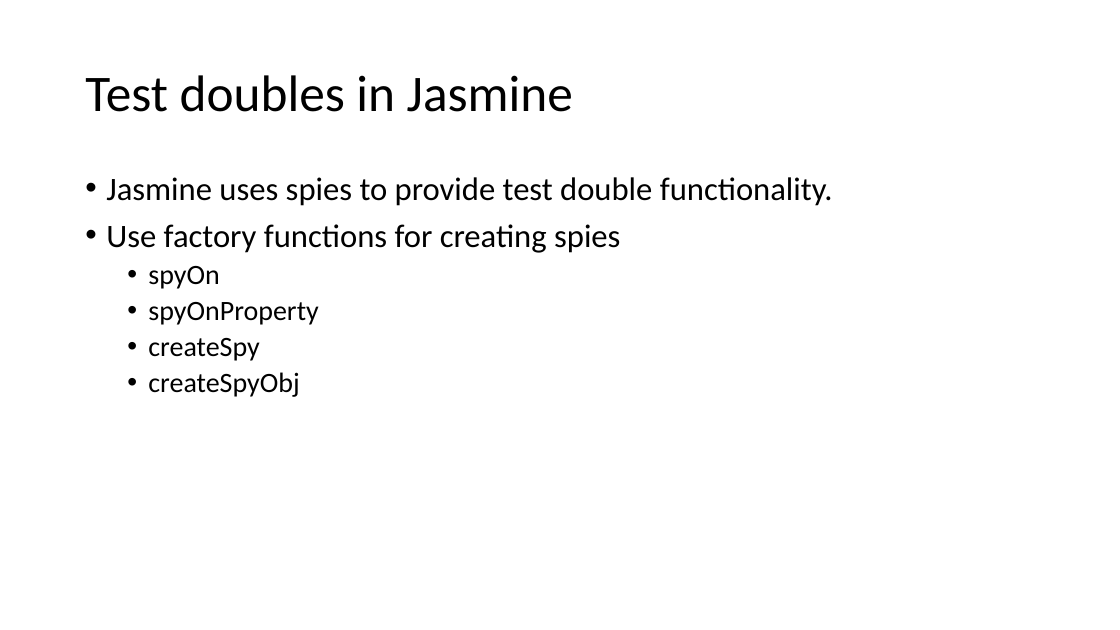
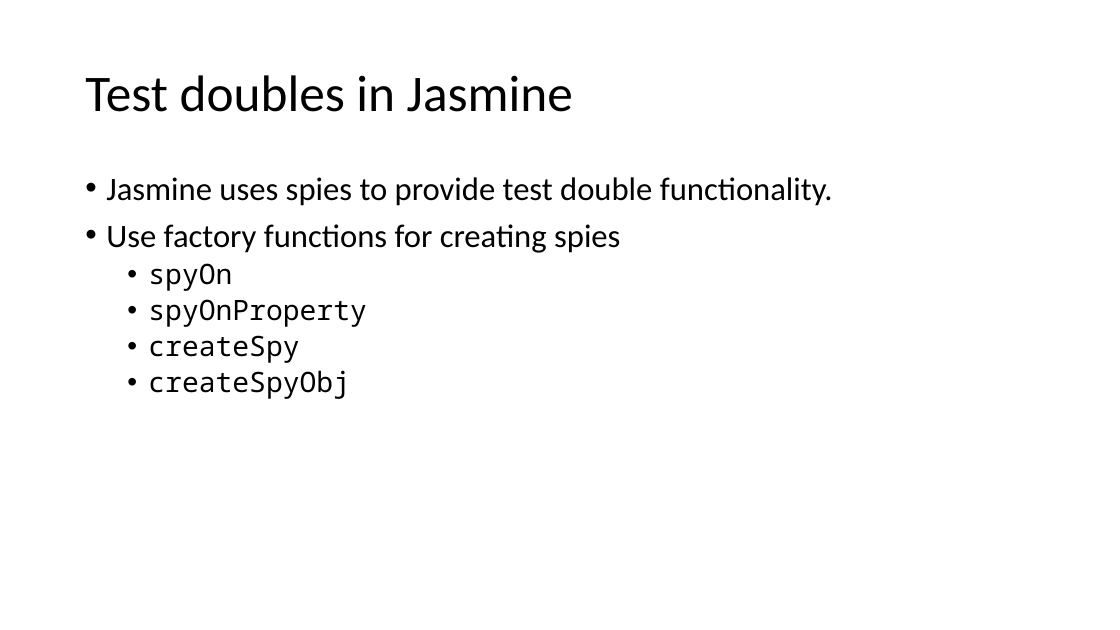
Before and after one commit to cebartling/test-driven, a slide deck: slide 14 of presentations/Introduction to Jasmine Framework.pptx. Drawn at 1120x630 pixels with LibreOffice and Linux fonts; fonts in the diff are those of the drawing. Boxes give left, top, right and bottom in pixels: in the first picture for what was removed or moved away, otherwise in the second. Text is boxed around its words. In the diff, an @@ line names an element or a change of style, - is before the commit and + after.

Commit message:
Updated Jasmine presentation

```diff
--- a/presentations/Introduction to Jasmine Framework.pptx
+++ b/presentations/Introduction to Jasmine Framework.pptx
@@ text at [148, 263, 366, 399]: font Calibri to Noto Sans Mono in "spyOn", "spyOnProperty", "createSpy", "createSpyObj" @@
```
